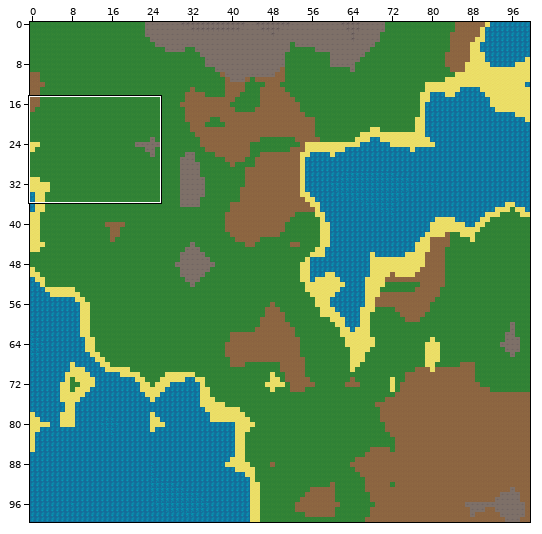
Tiled map -- Graphics/Tileset/map.tmx. The picture above shows the old version from afar; the outline marks the close-up.
Close-up. As it was:
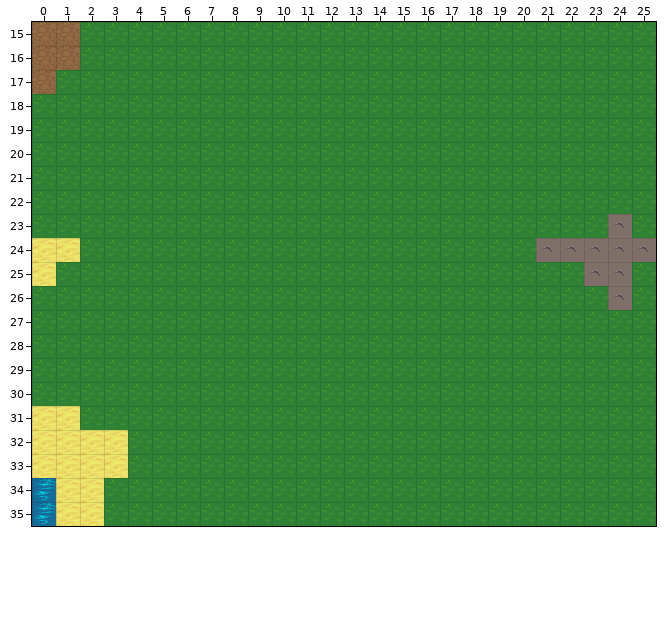
Cells are 32x32 px. Shown: x 0..25, y 15..35. The commit also changed other parts of the map, which this record leaves out.
After the commit:
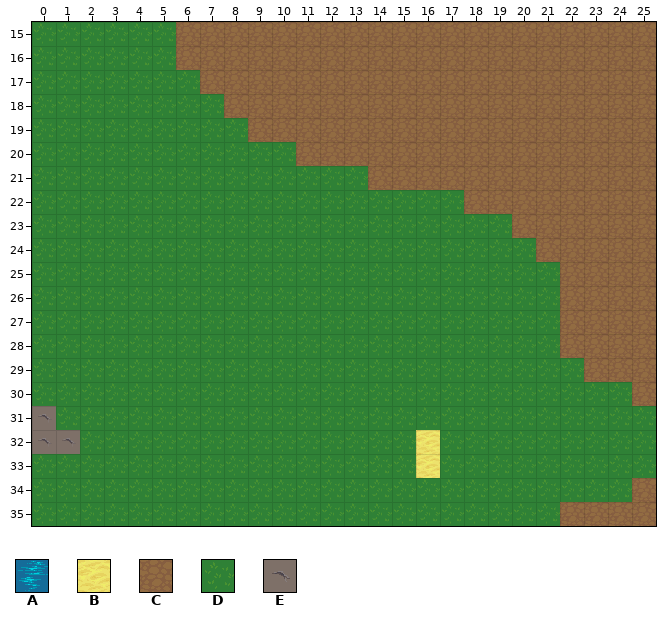
Key: from "map": A 1, B 2, C 3, D 4, E 5.
_ is an empty cell.
Tiles replaced or removed in this view: A, B, C, D, E.
The exact change:
Changed rows in their new state; . is an unchanged cell.
Layer "Tile Layer 1":
first column x 0:
15 DD....CCCCCCCCCCCCCCCCCCCC
16 DD....CCCCCCCCCCCCCCCCCCCC
17 D......CCCCCCCCCCCCCCCCCCC
18 ........CCCCCCCCCCCCCCCCCC
19 .........CCCCCCCCCCCCCCCCC
20 ...........CCCCCCCCCCCCCCC
21 ..............CCCCCCCCCCCC
22 ..................CCCCCCCC
23 ....................CCCCCC
24 DD...................CCCCC
25 D.....................CCCC
26 ......................CCCC
27 ......................CCCC
28 ......................CCCC
29 .......................CCC
30 .........................C
31 ED........................
32 EEDD............B.........
33 DDDD............B.........
34 DDD......................C
35 DDD...................CCCC
Where, in picture pixels (left, top, right, bottom), the same in both close-ups:
changed: (32, 22, 80, 94)
changed: (176, 22, 656, 406)
changed: (32, 238, 80, 286)
changed: (32, 406, 128, 526)
changed: (416, 430, 440, 478)
changed: (560, 478, 656, 526)
